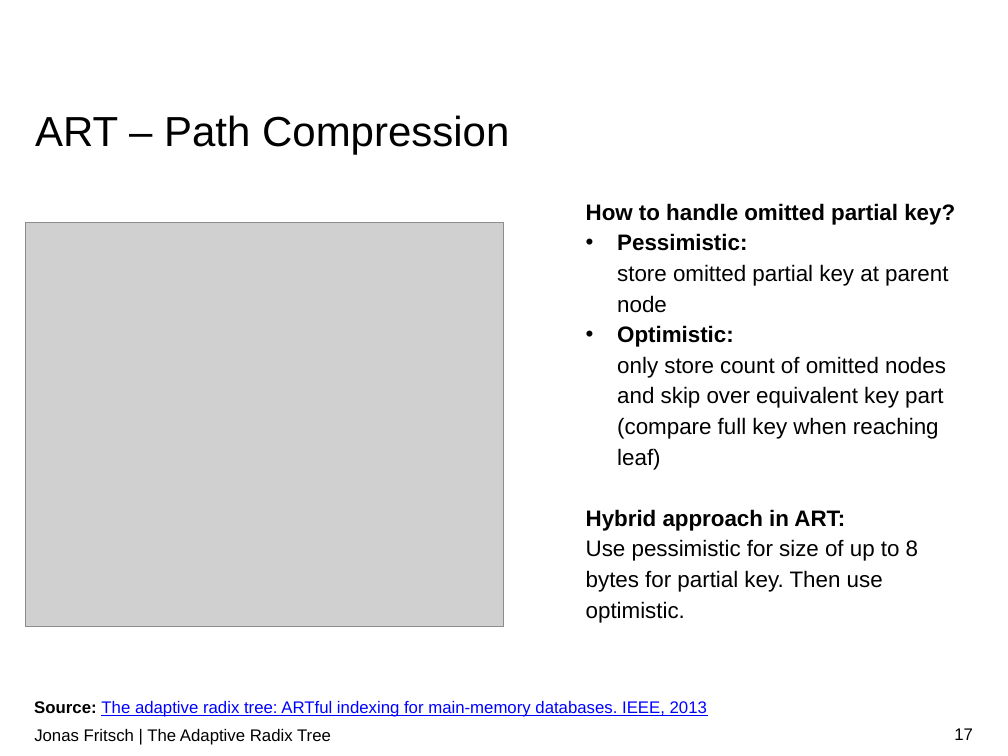
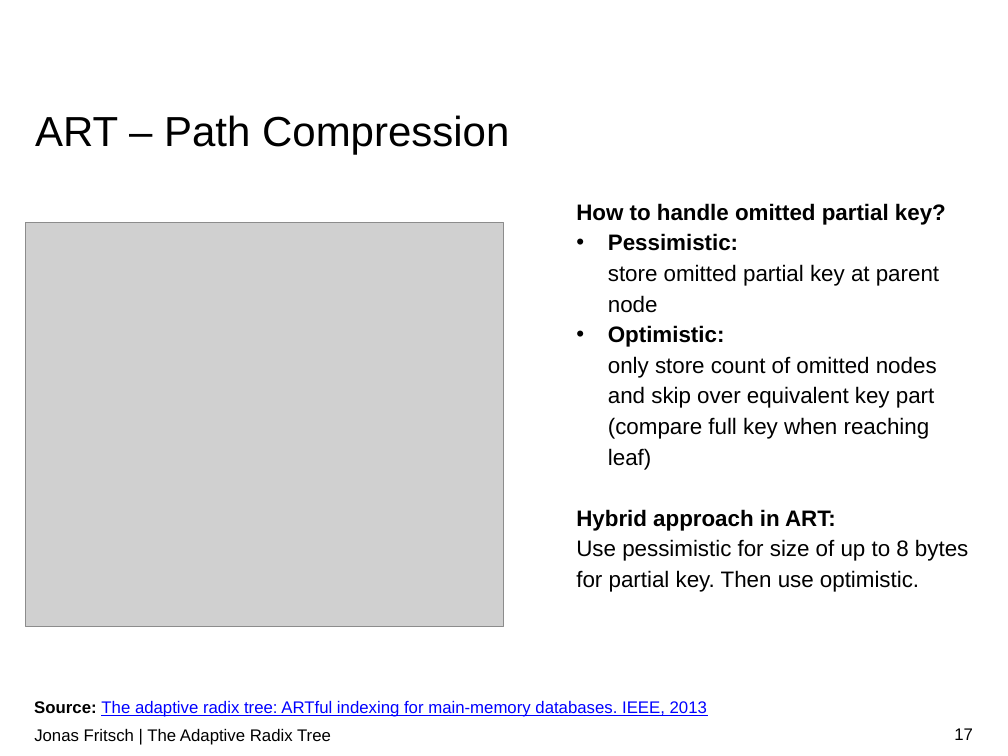
Before and after one commit to atalantus/The-Adaptive-Radix-Tree, a slide deck: slide 17 of Presentation/The Adaptive Radix Tree.pptx. Drawn at 1008x756 pixels with LibreOffice and Linux fonts; fonts in the diff are those of the drawing; grey boxes stand for pictures; background and template pictures are left out. Boxes give left, top, right and bottom in pixels: in the first picture for what was removed or moved away, otherwise in the second. Text is boxed around its words. In the diff, an @@ line names an element or a change of style, - is before the commit and + after.

```diff
--- a/Presentation/The Adaptive Radix Tree.pptx
+++ b/Presentation/The Adaptive Radix Tree.pptx
@@ text "How to handle omitted partial ..." rewrapped from (586, 203, 955, 623) to (576, 203, 968, 592) @@
```
Also in this commit, not shown: 7 other slides changed, 1 slide removed.
